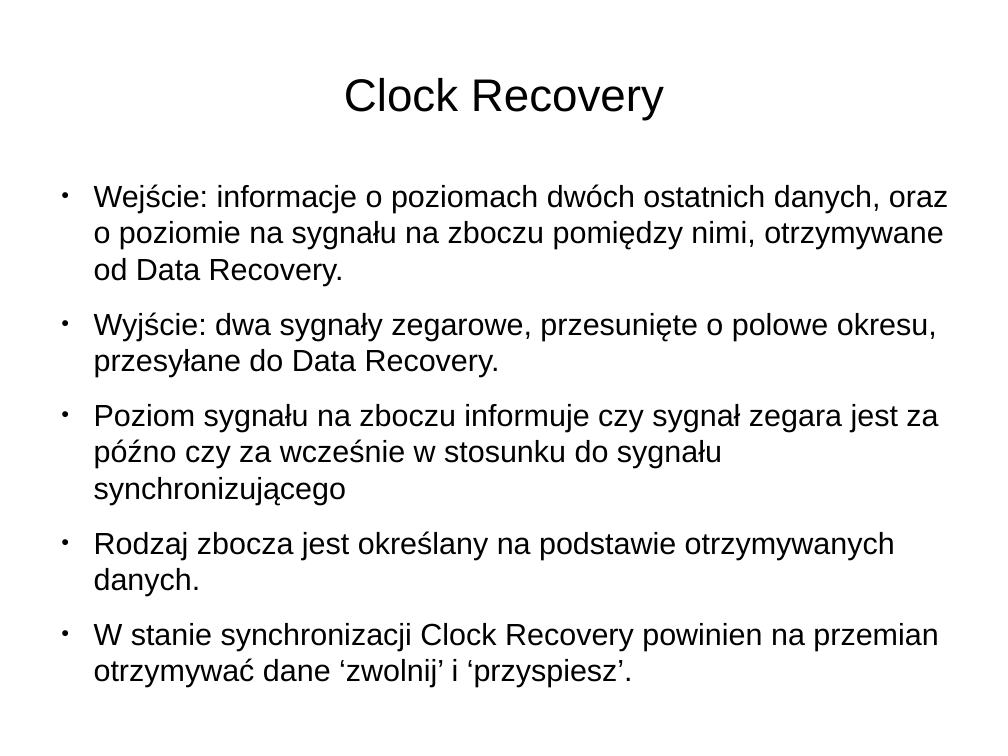
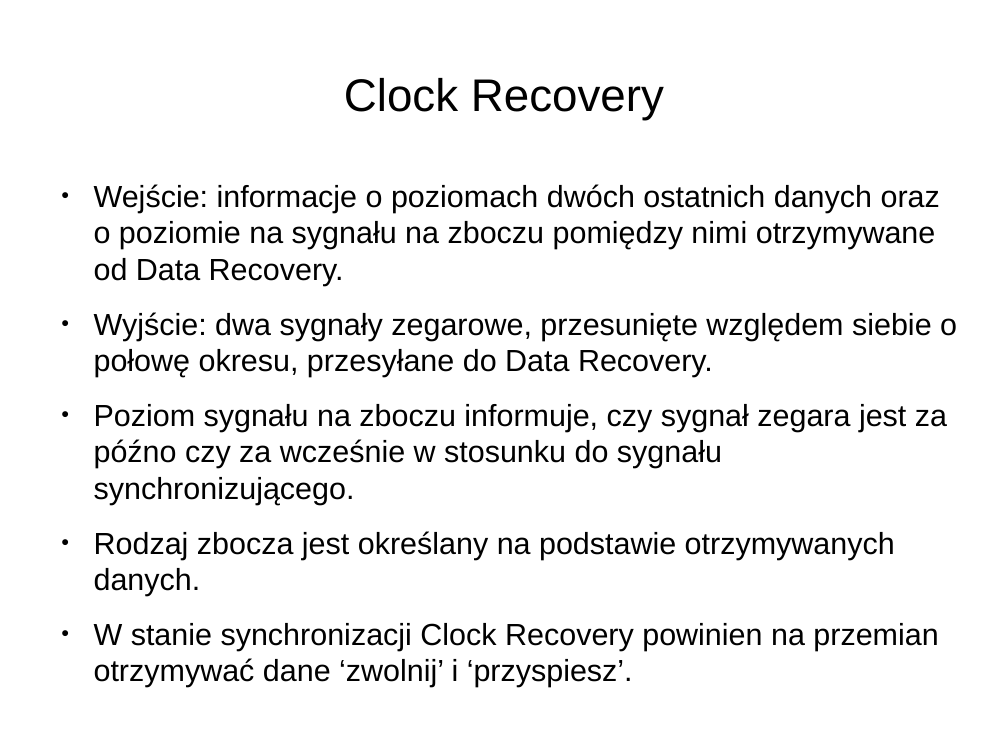
Before and after one commit to joannabp/ProjektSynopsys, a slide deck: slide 2 of Untitled 1.odp (slide 3 before the commit). Drawn at 1008x756 pixels with LibreOffice and Linux fonts; fonts in the diff are those of the drawing. Boxes give left, top, right and bottom in pixels: in the first picture for what was removed or moved away, otherwise in the second. Text is boxed around its words. In the diff, an @@ line names an element or a change of style, - is before the commit and + after.

```diff
--- a/Untitled 1.odp
+++ b/Untitled 1.odp
@@ text at <box>94,184,957,505</box>: text changed @@
-● Wejście: informacje o poziomach dwóch ostatnich danych, oraz o poziomie na sygnału na zboczu pomiędzy nimi, otrzymywane od Data Recovery.
-● Wyjście: dwa sygnały zegarowe, przesunięte o polowe okresu, przesyłane do Data Recovery.
-● Poziom sygnału na zboczu informuje czy sygnał zegara jest za późno czy za wcześnie w stosunku do sygnału synchronizującego
+● Wejście: informacje o poziomach dwóch ostatnich danych oraz o poziomie na sygnału na zboczu pomiędzy nimi otrzymywane od Data Recovery.
+● Wyjście: dwa sygnały zegarowe, przesunięte względem siebie o połowę okresu, przesyłane do Data Recovery.
+● Poziom sygnału na zboczu informuje, czy sygnał zegara jest za późno czy za wcześnie w stosunku do sygnału synchronizującego.
```
Also in this commit, not shown: 2 other slides changed, 19 slides added.
